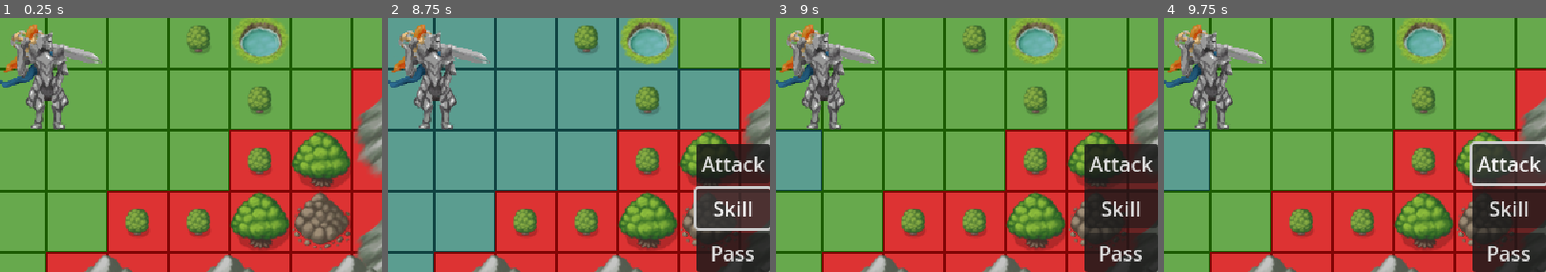
Above: before the commit, frames 1-4 (left to right).
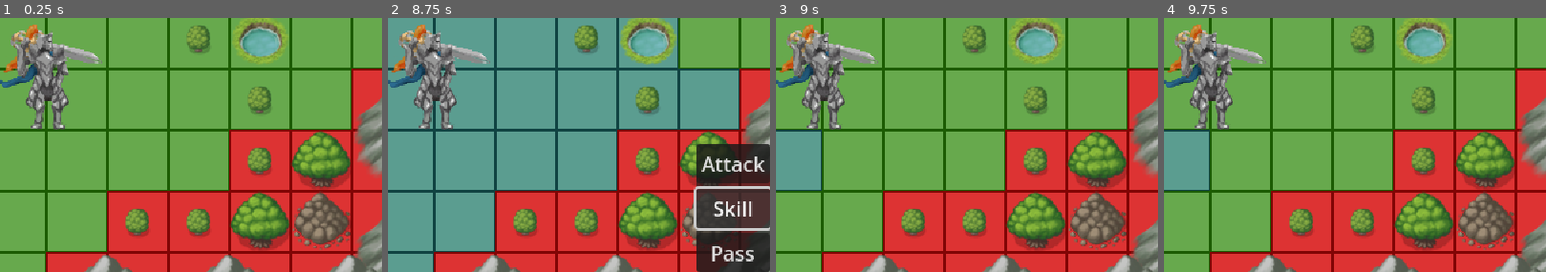
Above: after the commit, the same moments.

Repository: julKara/Defeat_the_Demonlord
Game: Godot game, scene res://world.tscn
Two runs of this game, one before a commit and one after it. Both use one fixed random seed, a clock stepped at 60 frames per second and the inputs below.
Inputs (mouse positions are % of the whole screen's width and height, from its top left):
- Up to frame 1 (0.25 s): no input
- Up to frame 2 (8.75 s): tap Enter at 0.5, 2, 3.5 s; move the mouse to (72, 45) at 0.52 s; press the mouse at (72, 45) at 0.53 s; tap Space at 1.25, 2.75, 4.25 s; move the mouse to (30, 55) at 1.27 s; release the mouse at (30, 55) at 1.28 s; click (30, 55) at 1.35 s; move the mouse to (60, 28) at 2.02 s; press the mouse at (60, 28) at 2.03 s; move the mouse to (45, 70) at 2.77 s; release the mouse at (45, 70) at 2.78 s; click (45, 70) at 2.85 s; move the mouse to (80, 65) at 3.52 s; press the mouse at (80, 65) at 3.53 s; move the mouse to (20, 35) at 4.27 s; release the mouse at (20, 35) at 4.28 s; click (20, 35) at 4.35 s; click "Attack" at 5 s; click "Skill" at 5.75 s; click "Pass" at 6.5 s; click "Attack" at 7.25 s; click "Skill" at 8 s
- Up to frame 3 (9 s): click "Pass" at 8.75 s
- Up to frame 4 (9.75 s): click (95, 79) at 9.5 s, where only the run before the commit has a clickable "Attack"
The pictures show only the part of the screen within x 50-100%, y 50-100%; the shares and areas given below are measured in that part.

Frames 1-2 are identical in both runs. In frame 3, 9.7% of the frame differs, in the area x 80-100%, y 49-100%; in frame 4, 9.9%, in the area x 80-100%, y 48-100%.

Commit message:
Only show actions_menu if friendly

Diff:
--- a/src/Units/actor.gd
+++ b/src/Units/actor.gd
@@ -168,8 +168,9 @@
 			character_manager.current_character = self
 			pass_turn.counter = character_manager.character_list.find(self,0) + 1
 			highlight_mobility_range()
-			actions_menu.show()	# Show actions-menu when selecting actor
 			actor_info.display_actor_info(character_manager.current_character) # Show actor info
+			if is_friendly:
+				actions_menu.show()	# Show actions-menu when selecting playable actor
 
 
 	# Click to deselect character and hide move range
--- a/src/Units/character_manager.gd
+++ b/src/Units/character_manager.gd
@@ -22,5 +22,6 @@
 
 func set_current_character(character) -> void:
 	current_character = character
-	actions_menu.show()
 	actor_info.display_actor_info(current_character)
+	if character.is_friendly:
+				actions_menu.show()	# Show actions-menu when selecting playable actor
